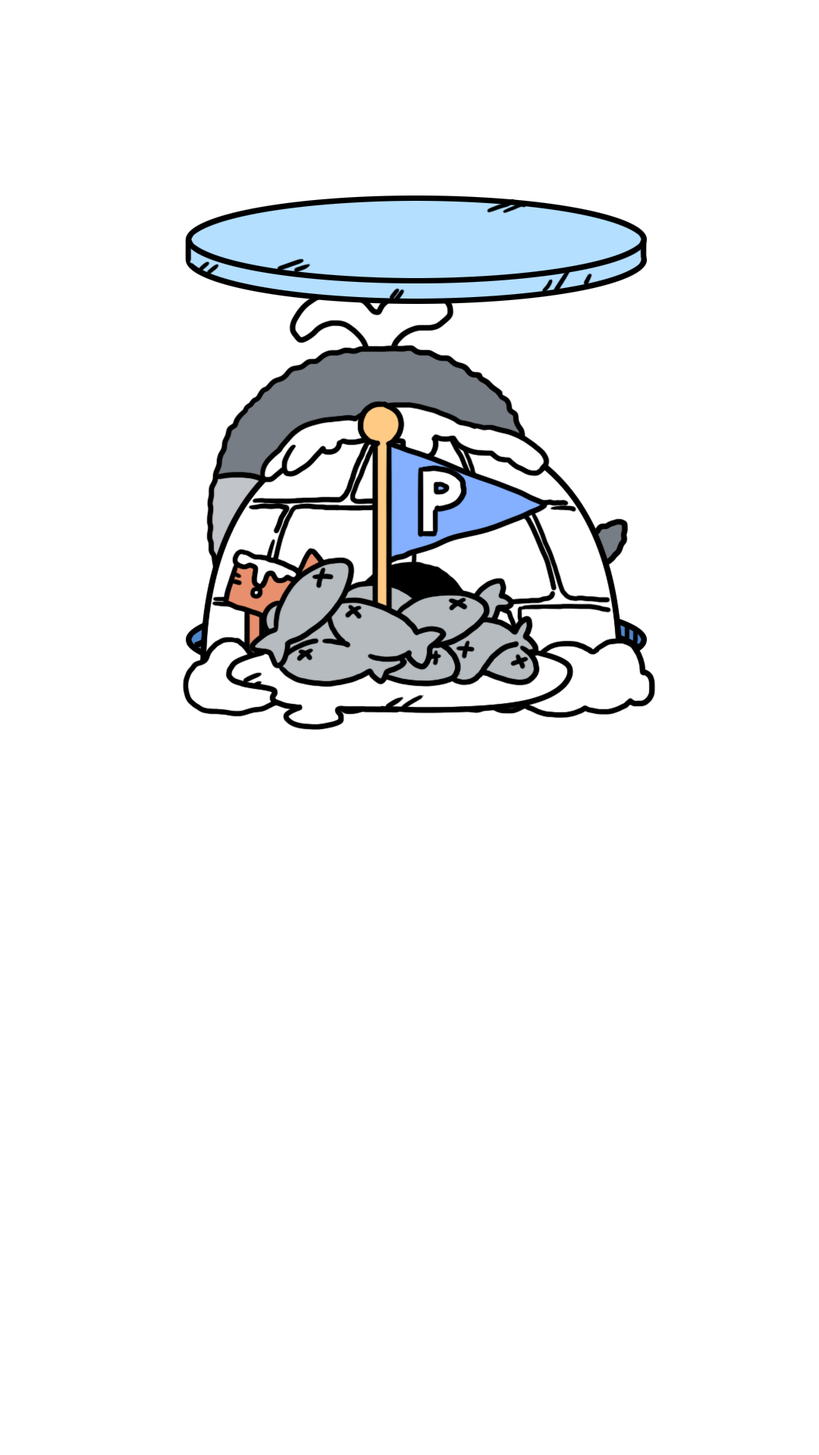
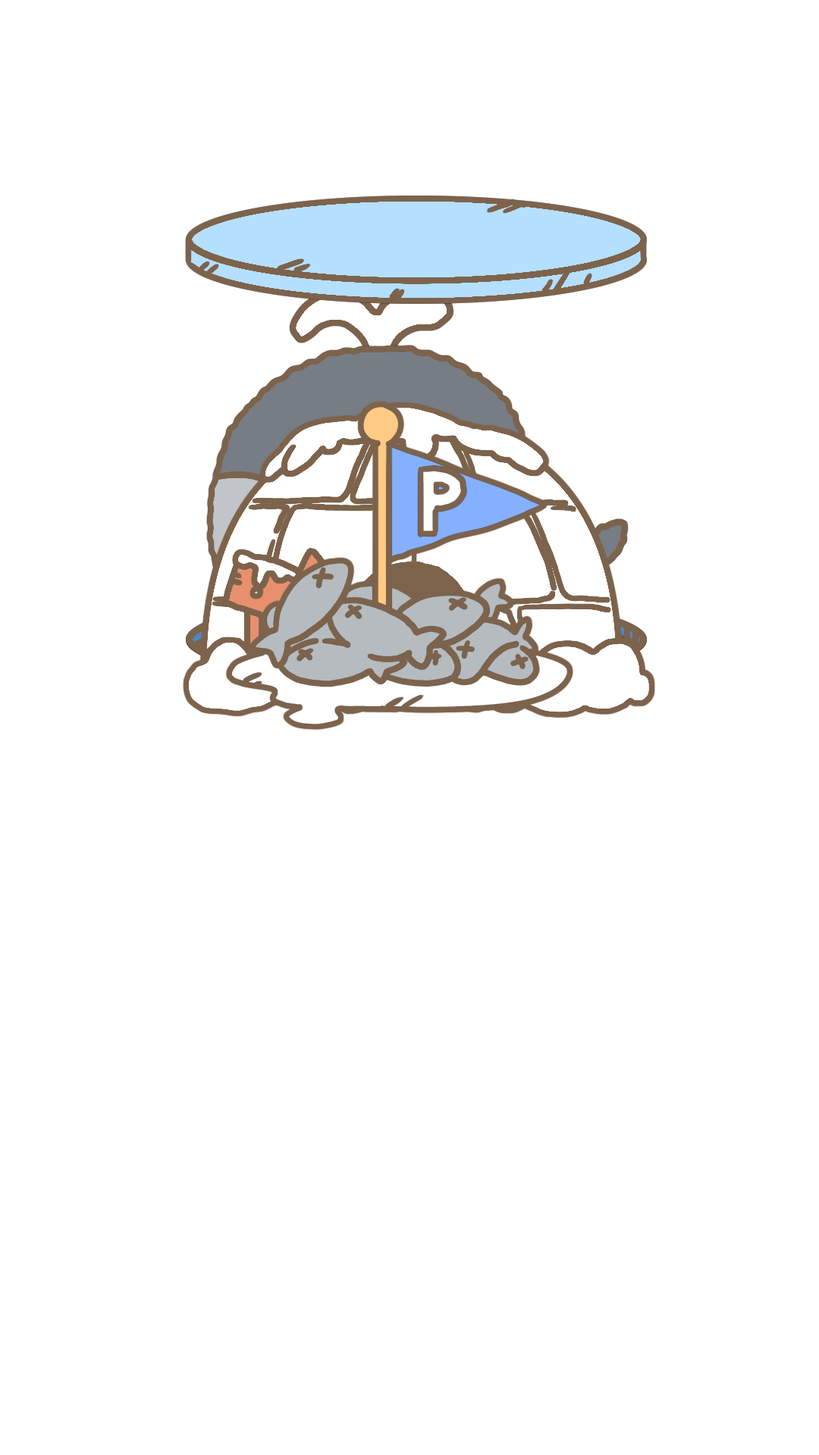
Revision of a layered 819px x 1455px image; what changed, layer by layer:
painted on "得分点" (2nd of 2) over [left=225, top=400, right=574, bottom=731]
painted on "冰屋" (2nd of 2) over [left=181, top=401, right=655, bottom=719]
painted on "冰盖" (2nd of 2) over [left=184, top=195, right=647, bottom=304]
painted on "前景水纹+池子" (2nd of 2) over [left=186, top=610, right=646, bottom=697]
painted on "鲸鱼" (2nd of 2) over [left=206, top=344, right=629, bottom=652]
painted on "喷水" (2nd of 2) over [left=288, top=289, right=455, bottom=404]
painted on "鲸鱼身后水池" (2nd of 2) over [left=185, top=595, right=647, bottom=697]
